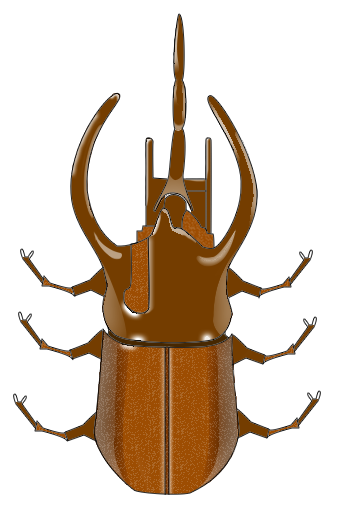
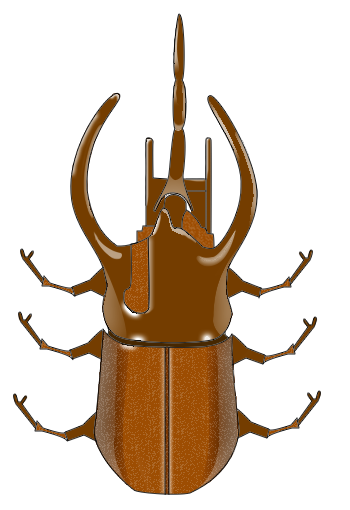
Before/after of a 350x510 layered artwork. What changed in the layer stack:
painted on "color" over [13, 249, 321, 405]
